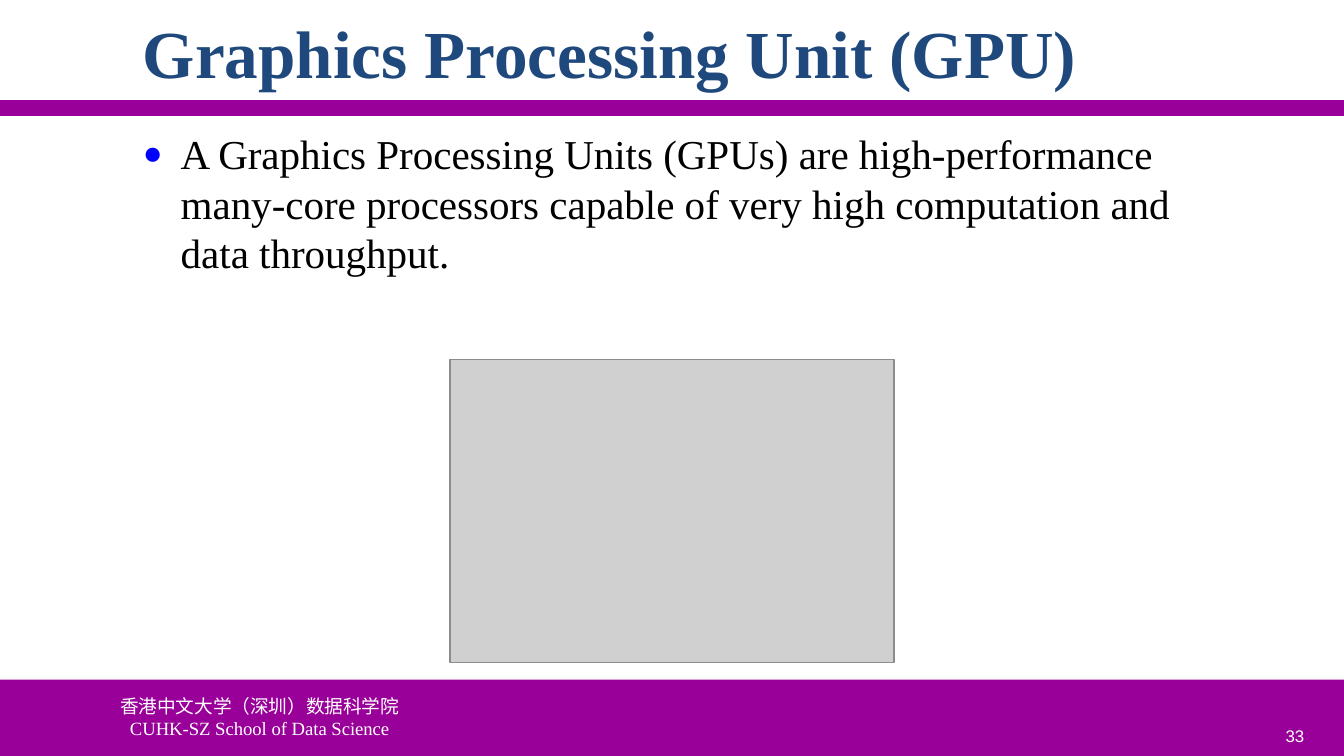
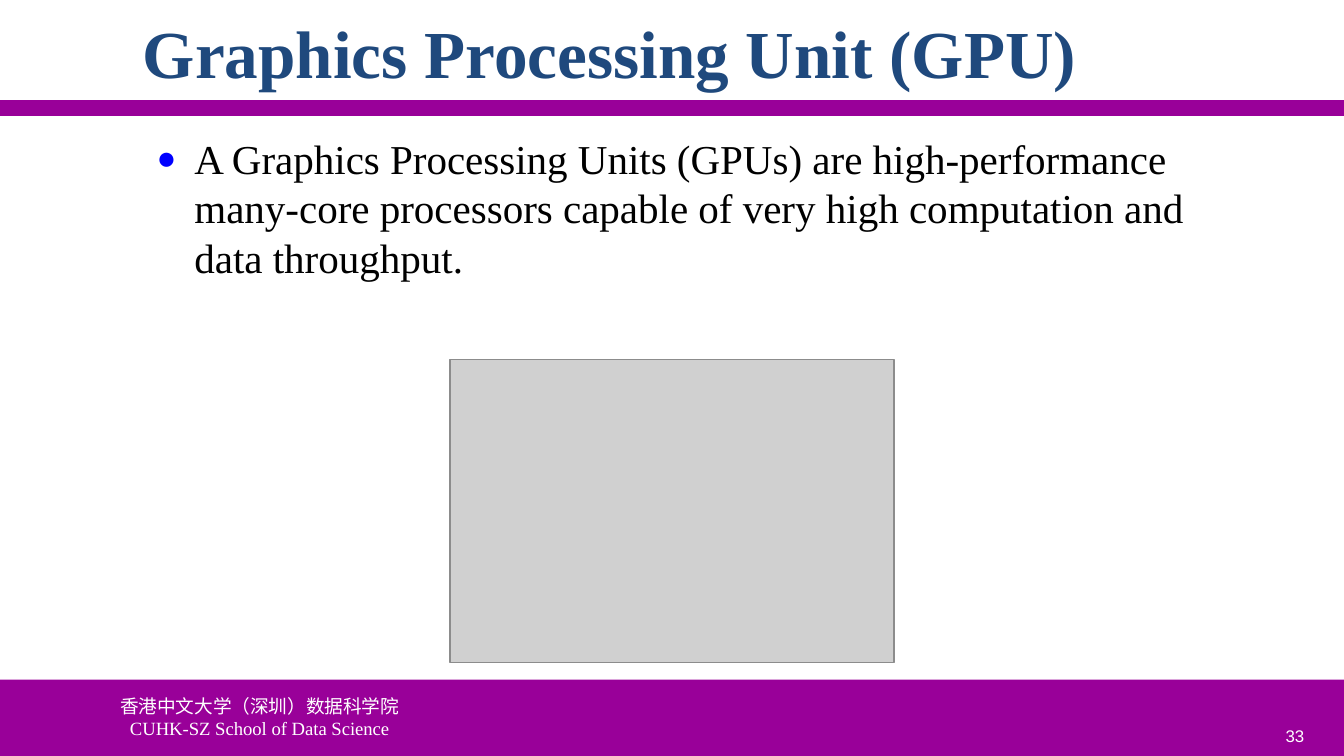
Before and after one commit to ychung1103/ychung1103.github.io, a slide deck: slide 33 of Slides/CSC6103/VT-01 Virtualization Introduction.pptx. Drawn at 1344x756 pixels with LibreOffice and Linux fonts; fonts in the diff are those of the drawing; grey boxes stand for pictures; background and template pictures are left out. Boxes give left, top, right and bottom in pixels: in the first picture for what was removed or moved away, otherwise in the second. Text is boxed around its words. In the diff, an @@ line names an element or a change of style, - is before the commit and + after.

```diff
--- a/Slides/CSC6103/VT-01 Virtualization Introduction.pptx
+++ b/Slides/CSC6103/VT-01 Virtualization Introduction.pptx
@@ text "A Graphics Processing Units (GPUs) ...": place and size @@
-text "A Graphics Processing Units (GPUs) ..." at box(181, 140, 1170, 276)
+text "A Graphics Processing Units (GPUs) ..." at box(194, 145, 1183, 281)
```
Also in this commit, not shown: 9 other slides changed.
